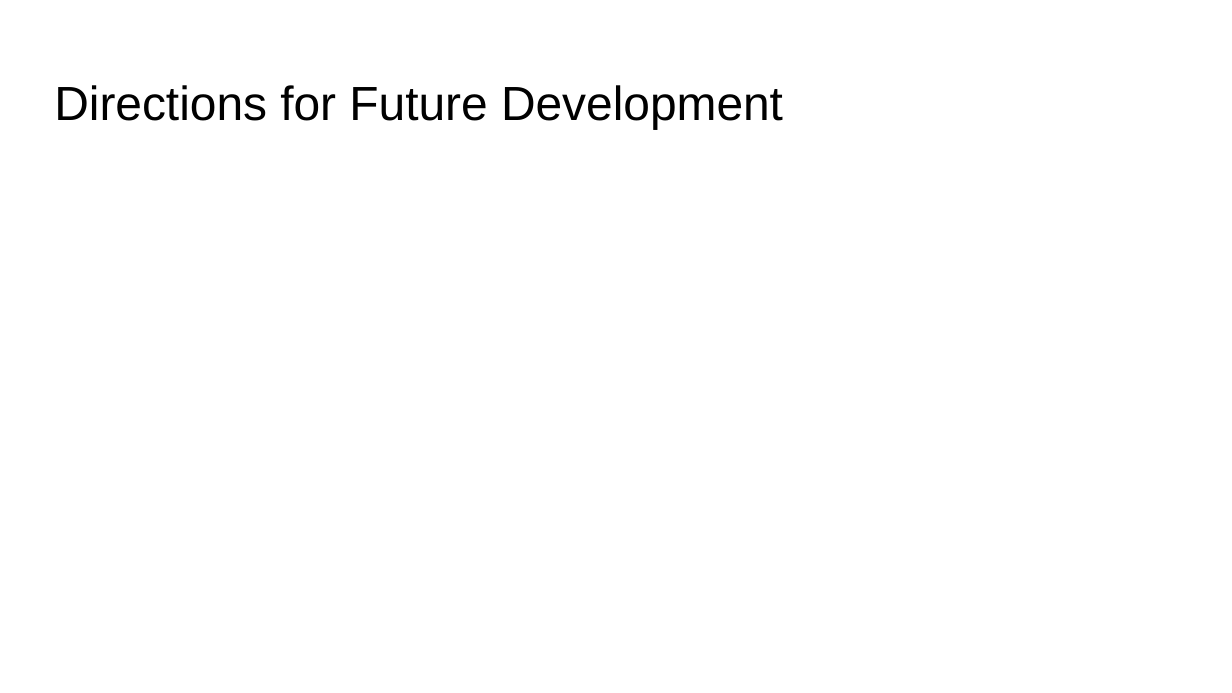
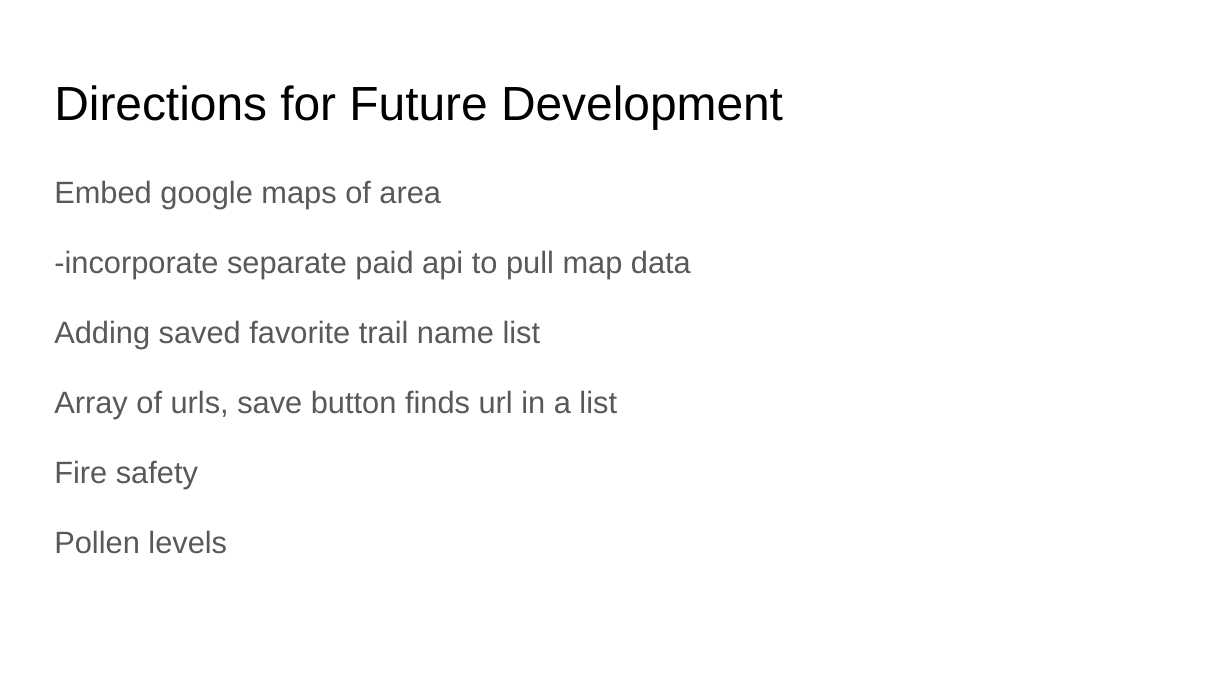
Before and after one commit to Challett1129/Group1-Project, a slide deck: slide 6 of assets/Presentation/Group-1-Presentation-Slides.pptx. Drawn at 1232x693 pixels with LibreOffice and Linux fonts; fonts in the diff are those of the drawing. Boxes give left, top, right and bottom in pixels: in the first picture for what was removed or moved away, otherwise in the second. Text is boxed around its words. In the diff, an @@ line names an element or a change of style, - is before the commit and + after.

Commit message:
updated develop to presentation

```diff
--- a/assets/Presentation/Group-1-Presentation-Slides.pptx
+++ b/assets/Presentation/Group-1-Presentation-Slides.pptx
@@ text added at (54,180,691,554), 18 pt, text #595959 @@
+Embed google maps of area
+-incorporate separate paid api to pull map data
+Adding saved favorite trail name list
+Array of urls, save button finds url in a list
+Fire safety
+Pollen levels
```
Also in this commit, not shown: 2 other files.
